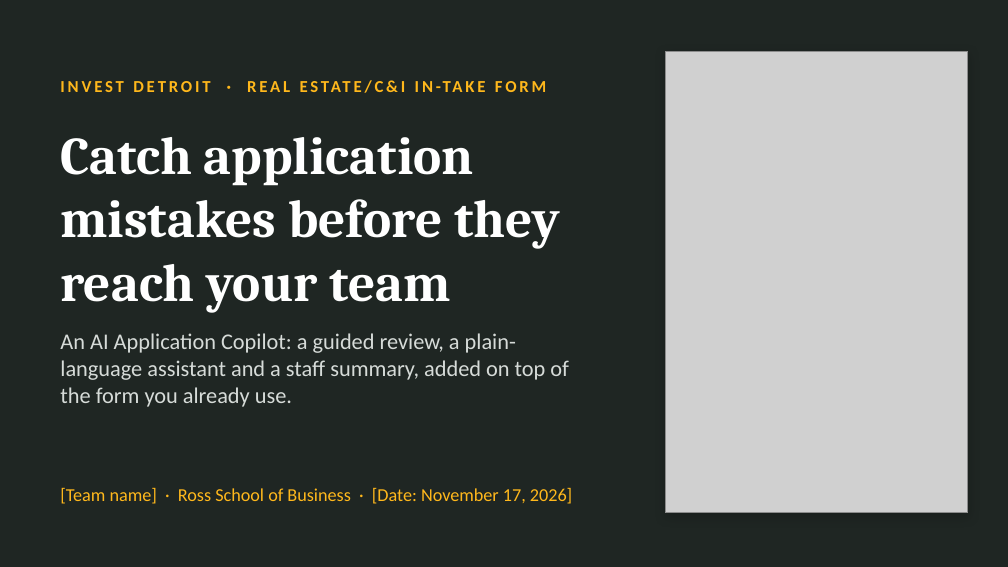
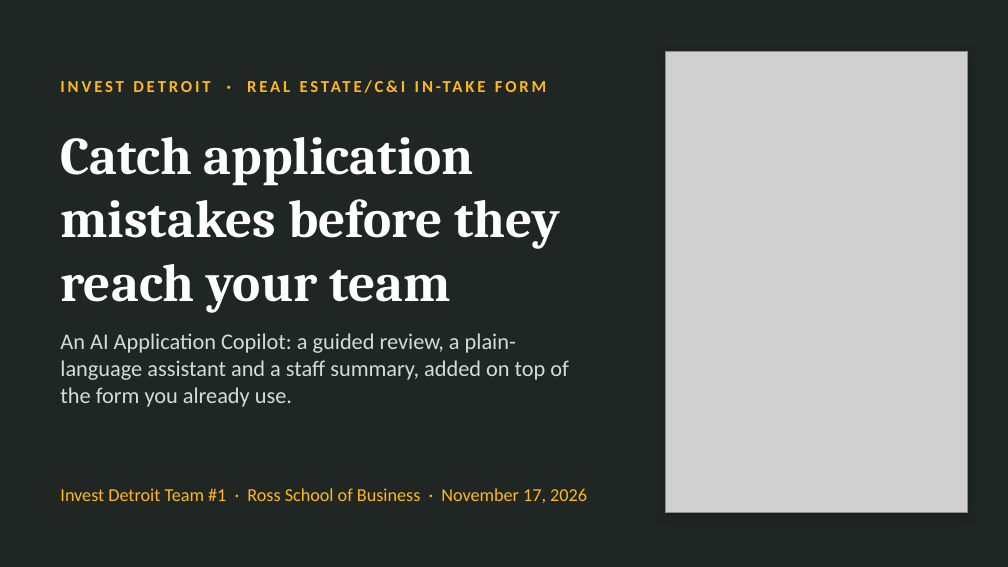
Before and after one commit to ojhnny/invest-detroit-application-copilot, a slide deck: slide 1 of docs/presentation/Invest-Detroit-Copilot-Client-Deck.pptx. Drawn at 1008x567 pixels with LibreOffice and Linux fonts; fonts in the diff are those of the drawing; grey boxes stand for pictures. Boxes give left, top, right and bottom in pixels: in the first picture for what was removed or moved away, otherwise in the second. Text is boxed around its words. In the diff, an @@ line names an element or a change of style, - is before the commit and + after.

```diff
--- a/docs/presentation/Invest-Detroit-Copilot-Client-Deck.pptx
+++ b/docs/presentation/Invest-Detroit-Copilot-Client-Deck.pptx
@@ text at (60, 488, 587, 503): text changed @@
-[Team name] · Ross School of Business · [Date: November 17, 2026]
+Invest Detroit Team #1 · Ross School of Business · November 17, 2026
```
Also in this commit, not shown: 31 other slides changed, 2 other files.
